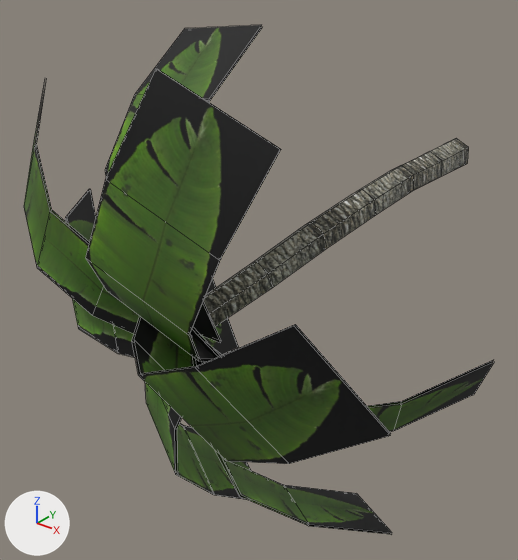
The OBJ model jcrpg/data/models/tree/palm_02.obj, before and after one commit.
Camera for both pictures: a camera (50 mm lens) standing at (1.78, -4.19, 1.25) and looking at (-0.38, -1.49, -0.43). The lights are fixed; the arrows at lower left show +X, +Y and +Z. Mesh edges are drawn as thin lines. Where no turn or scale is listed for an object, it has been applied to the vertices.

Before the edit, the objects in view are built like this:
```python
me_plant_pmat1 = bpy.data.meshes.new('plant_pmat1')
me_plant_pmat1.from_pydata(...)  # 228 vertices, 114 faces; spans x -1.57..0.99, y -2.8..0.0, z -1.71..0.9
me_plant_pmat1.materials.append(mat_palm_tex_palm_tex_bake_01_tga)  # picture img_palm_tex_bake_01_png
ob_plant_pmat1 = bpy.data.objects.new('plant_pmat1', me_plant_pmat1)
ob_plant_pmat1.location = (0.0, 0.0, 0.0)
```
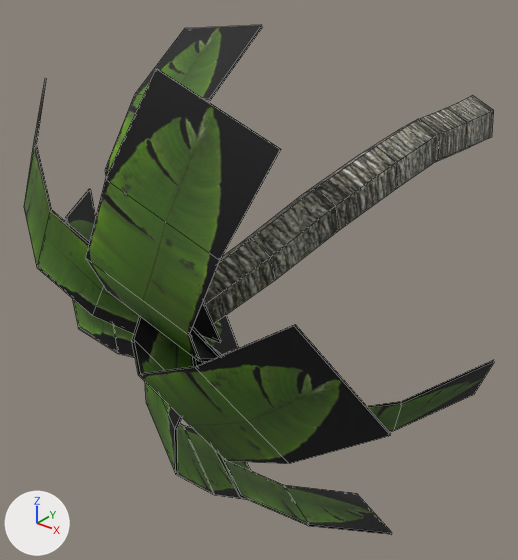
Boxes (x1, y1, x2, y2) around the edits, measured in the pictures (518 x 560 px; the box of a moved part takes in the faces that stretch with it):
```json
{"part": 1, "of": "me_plant_pmat1", "change": "moved or reshaped", "before": [204, 138, 469, 326], "after": [204, 96, 494, 323]}
```

Edits to the scene script, one JSON object a line:
```json
{"block": "me_plant_pmat1", "where": "me_plant_pmat1.from_pydata(...)  # 228 vertices, 114 faces; spans x -1.57..0.99, y -2.8..0.0, z -1.71..0.9"}
{"block": "me_plant_pmat1", "where": "# used by ob_plant_pmat1; location = (0.0, 0.0, 0.0)"}
{"block": "me_plant_pmat1", "change": "me_plant_pmat1 part 1: the loose piece of 48 vertices spanning x -0.38..0.09, y -2.16..0.0, z -0.49..0.1 is scaled about its middle by (1.56, 1, 1.56), then moved by (0.0, 0.0, 0.1)"}
```
